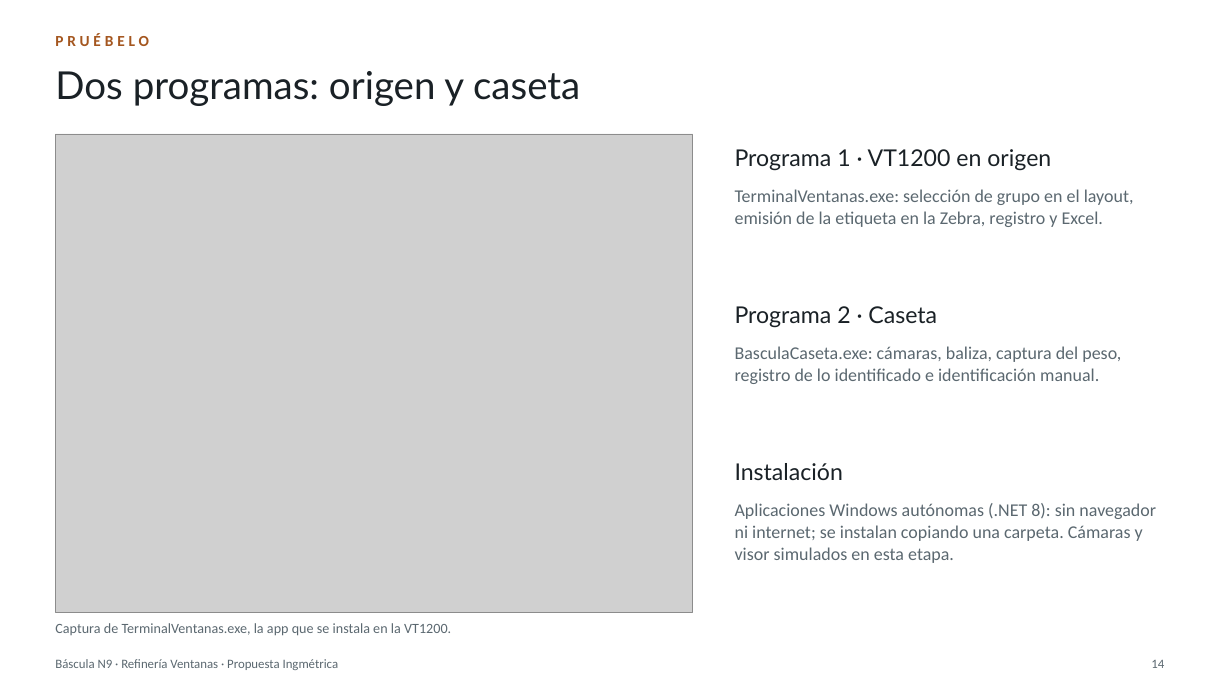
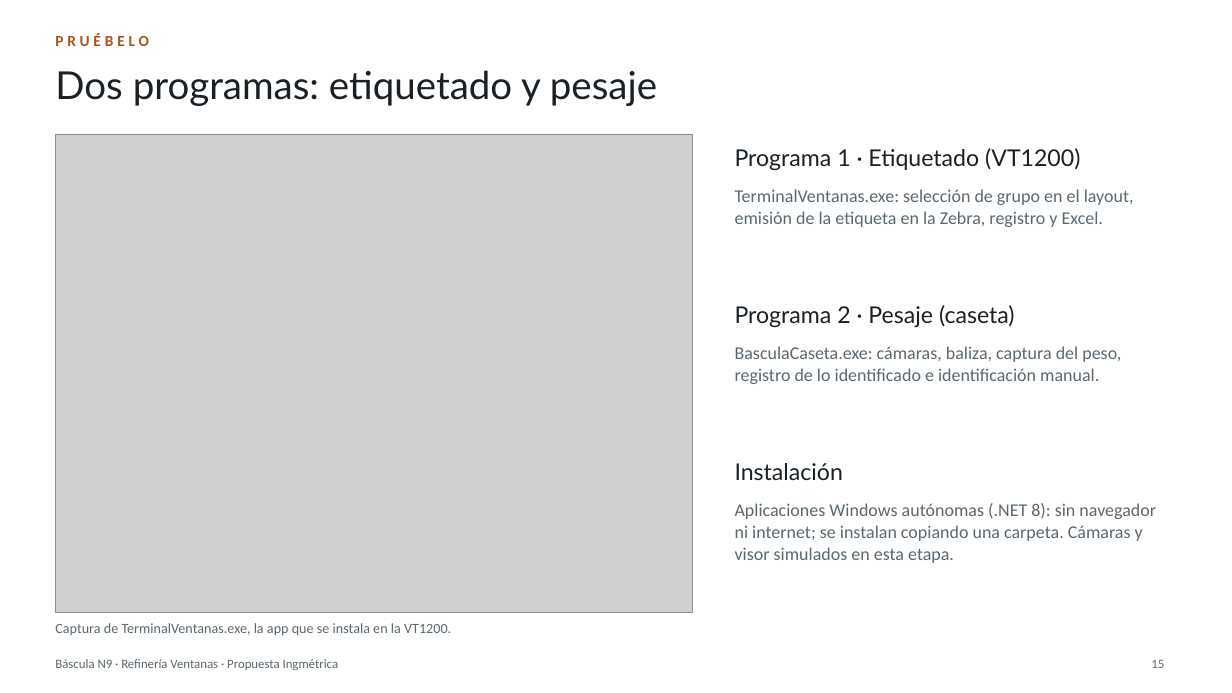
Before and after one commit to BortegaING/Codelco-Proyecto, a slide deck: slide 15 of presentacion/Bascula-N9-Ventanas.pptx (slide 14 before the commit). Drawn at 1232x693 pixels with LibreOffice and Linux fonts; fonts in the diff are those of the drawing; grey boxes stand for pictures. Boxes give left, top, right and bottom in pixels: in the first picture for what was removed or moved away, otherwise in the second. Text is boxed around its words. In the diff, an @@ line names an element or a change of style, - is before the commit and + after.

```diff
--- a/presentacion/Bascula-N9-Ventanas.pptx
+++ b/presentacion/Bascula-N9-Ventanas.pptx
@@ title at [55, 70, 657, 106]: text changed @@
-Dos programas: origen y caseta
+Dos programas: etiquetado y pesaje
@@ text at [735, 148, 1080, 171]: text changed @@
-Programa 1 · VT1200 en origen
+Programa 1 · Etiquetado (VT1200)
@@ text at [735, 305, 1015, 328]: text changed @@
-Programa 2 · Caseta
+Programa 2 · Pesaje (caseta)
@@ page number at [1151, 660, 1164, 668]: text changed @@
-14
+15
```
Also in this commit, not shown: 4 other slides changed, 1 slide added, 3 other files.
